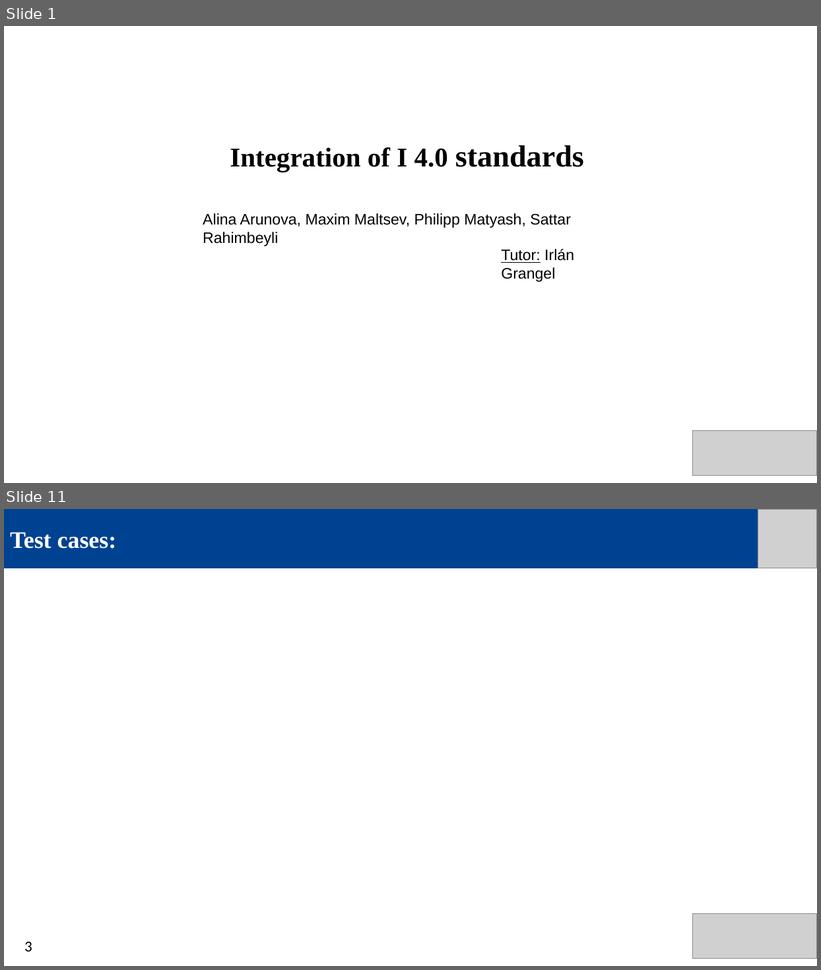
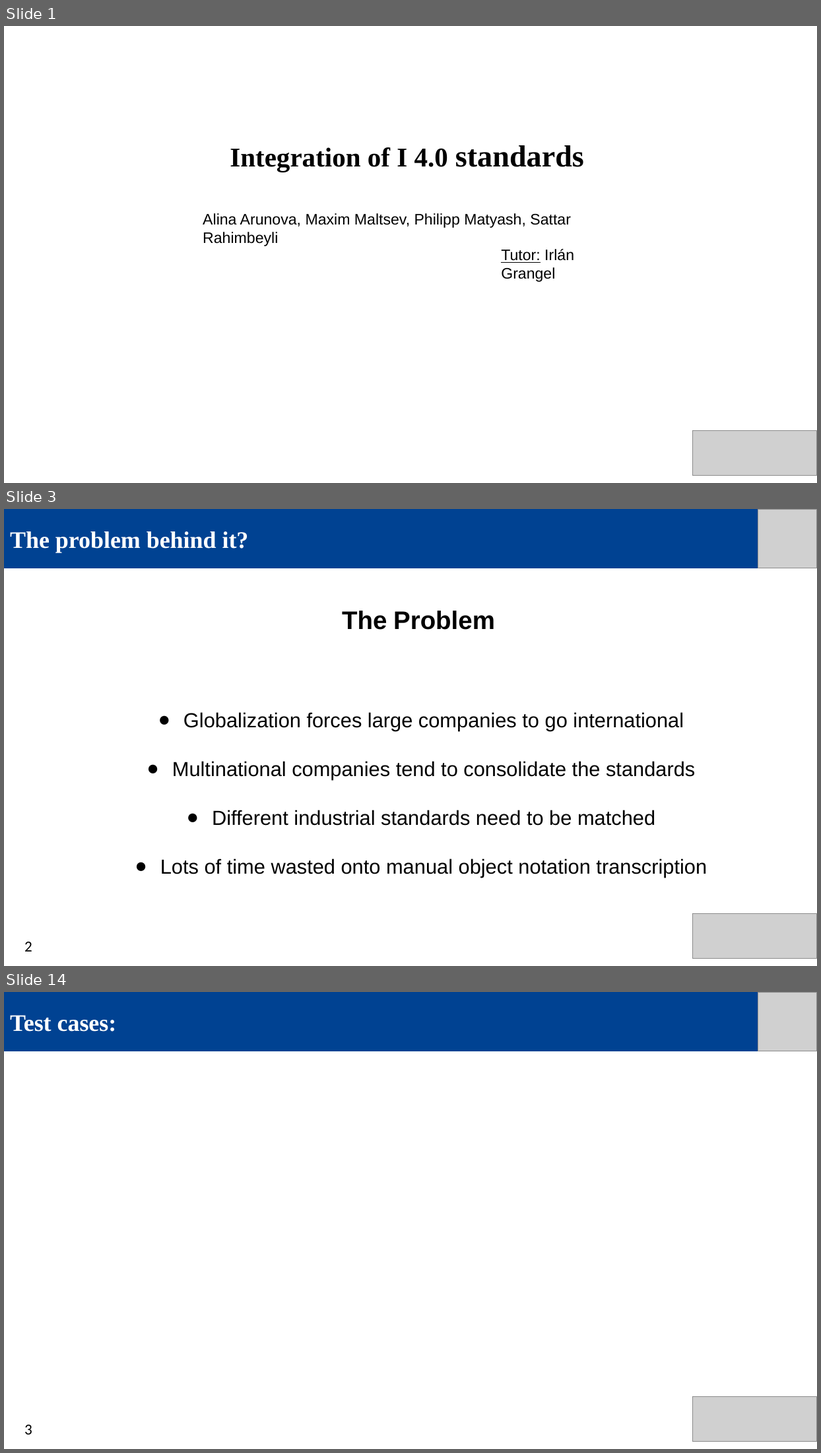
Before and after one commit to IntegrationI40StandardsSemLab/Integration-I4.0, a slide deck: Presentations/Final presentation/Final presentation.pptx. Shown one above the other, each under a label of ours: slides 1 and 11 before the commit, slides 1, 3 and 14 after it; the slides between them are not shown. The pictures are 821x970 and 821x1453 pixels, drawn with LibreOffice and Linux fonts; fonts in the diff are those of the drawing; grey boxes stand for pictures. Boxes give left, top, right and bottom in pixels: in the first picture for what was removed or moved away, otherwise in the second. Text is boxed around its words. In the diff, an @@ line names an element or a change of style, - is before the commit and + after.

```diff
--- a/Presentations/Final presentation/Final presentation.pptx
+++ b/Presentations/Final presentation/Final presentation.pptx
@@ slide 3 added at (4, 509, 817, 966), background #FFFFFF @@
@@ rectangle added at (4, 509, 758, 568), fill #004292, 28 pt, text #FFFFFF, bold @@
+The problem behind it?
@@ picture added at (758, 509, 817, 568) @@
@@ text added at (160, 611, 707, 877), 24 pt, text #000000 @@
+The Problem
+● Globalization forces large companies to go international
+● Multinational companies tend to consolidate the standards
+● Different industrial standards need to be matched
+● Lots of time wasted onto manual object notation transcription
@@ picture added at (692, 914, 817, 958) @@
@@ text added at (24, 942, 32, 952), 18 pt, text #000000 @@
+2
@@ what was slide 11 is now slide 14 @@
```
Also in this commit, not shown: 3 slides changed, 8 other slides added, 6 slides removed, 1 other file.
